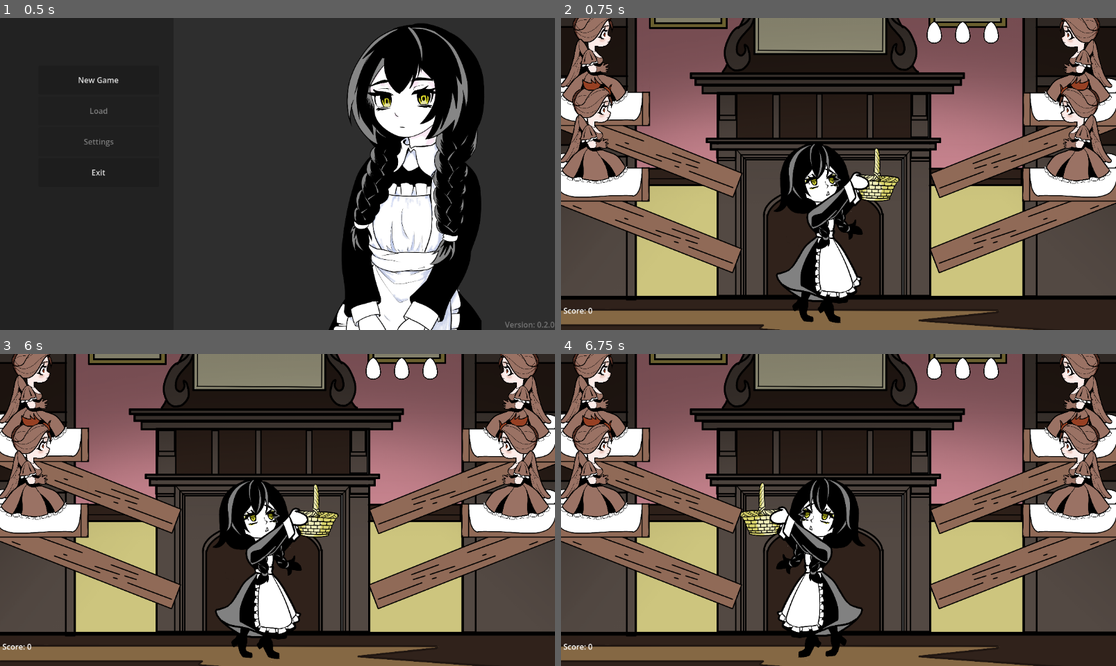
Above: before the commit, frames 1-4 (two rows, left to right).
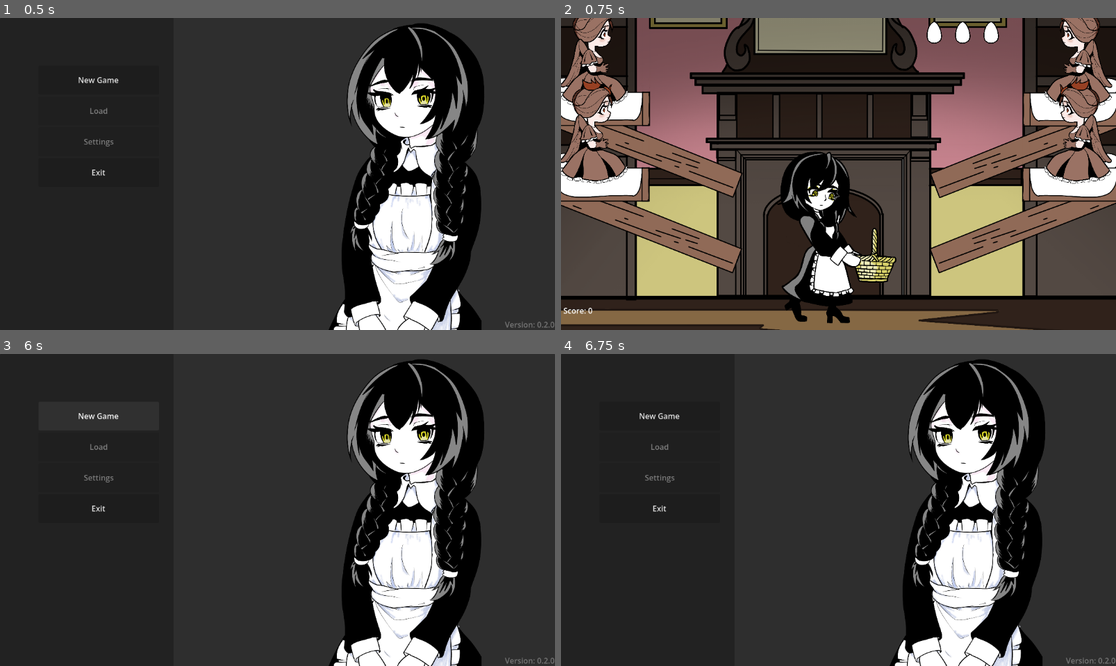
Above: after the commit, the same moments.

Repository: tenglor/alt-arcade
Game: Godot game, scene res://ui/main_menu/main_menu.tscn
Two runs of this game, one before a commit and one after it. Both use one fixed random seed, a clock stepped at 60 frames per second and the inputs below. The engine's default icon, where the game draws it, is replaced by a stand-in: a white triangle on a blue panel in a dark square.
Inputs (mouse positions are in pixels of both pictures, inside the frame that each line leads up to):
- Up to frame 1 (0.5 s): no input
- Up to frame 2 (0.75 s): click "New Game" at 0.5 s
- Up to frame 3 (6 s): tap Enter at 1.25, 2.75 s; move the mouse to (399, 494) at 1.27 s; click (399, 494) at 1.42 s; tap Space at 2, 3.5 s; move the mouse to (166, 525) at 2.02 s; click (166, 525) at 2.17 s; move the mouse to (333, 441) at 2.77 s; click (333, 441) at 2.92 s; move the mouse to (249, 572) at 3.52 s; click (249, 572) at 3.67 s; move the mouse to (444, 556) at 4.27 s; click (444, 556) at 4.42 s; tap Escape (ui_cancel) at 4.9 s; click "Return to Title Menu" at 5 s; click (99, 416) at 5.75 s, where only the run before the commit has a clickable "New Game"
- Up to frame 4 (6.75 s): tap Enter at 6.5 s; move the mouse to (672, 463) at 6.52 s; click (672, 463) at 6.67 s

Frame 1 is identical in both runs. In frame 2, 4.6% of the frame differs, in the area x 38-62%, y 40-98%; in frame 3, 83%, in the area x 0-100%, y 0-100%; in frame 4, 83%.

Commit message:
added PauseManager

Diff:
--- a/actors/player/player.tscn
+++ b/actors/player/player.tscn
@@ -78,7 +78,7 @@
 position = Vector2(0, -119)
 scale = Vector2(0.16184404, 0.16184404)
 sprite_frames = SubResource("SpriteFrames_ax26v")
-animation = &"quarter1"
+animation = &"quarter3"
 
 [node name="Basket" type="Area2D" parent="." unique_id=788022185 groups=["player"]]
 collision_layer = 2
--- a/project.godot
+++ b/project.godot
@@ -20,6 +20,7 @@
 
 Global="*uid://hlvr3vf0q2np"
 DifficultyManager="*uid://bh6e0o6smxngk"
+PauseManager="*uid://b2e766447dgfr"
 
 [dotnet]
 
--- a/scenes/scene.gd
+++ b/scenes/scene.gd
@@ -18,20 +18,17 @@
 
 func open_score_dialog() -> void:
 	score.visible = true
-	get_tree().paused = true  # Пауза игры
-	Input.set_mouse_mode(Input.MOUSE_MODE_VISIBLE)  # Показать курсор
+	PauseManager.pause_game()
 
 func open_menu() -> void:
 	menu.visible = true
 	is_menu_open = true
-	get_tree().paused = true  # Пауза игры
-	Input.set_mouse_mode(Input.MOUSE_MODE_VISIBLE)  # Показать курсор
+	PauseManager.pause_game()
 
 func close_menu() -> void:
 	menu.visible = false
 	is_menu_open = false
-	get_tree().paused = false
-	Input.set_mouse_mode(Input.MOUSE_MODE_CAPTURED)  # Скрыть курсор
+	PauseManager.resume_game()
 
 # Called every frame. 'delta' is the elapsed time since the previous frame.
 func _process(delta: float) -> void:
--- /dev/null
+++ b/scrips/PauseManager.gd
@@ -0,0 +1,45 @@
+extends Node
+# class_name PauseManager
+
+var is_paused: bool = false
+
+# Список узлов, которые должны ИГНОРИРОВАТЬ паузу
+static var ignore_pause_nodes: Array[Node] = []
+
+func toggle_pause():
+	if is_paused:
+		resume_game()
+	else:
+		pause_game()
+
+func pause_game():
+	if is_paused:
+		return
+
+	is_paused = true
+	get_tree().paused = true
+
+	# Прячем курсор (опционально)
+	# Input.set_mouse_mode(Input.MOUSE_MODE_CAPTURED)
+
+func resume_game():
+	if not is_paused:
+		return
+
+	is_paused = false
+	get_tree().paused = false
+	# Input.set_mouse_mode(Input.MOUSE_MODE_VISIBLE)
+
+# Добавляем узел в "белый список" для игнорирования паузы
+func add_ignore_pause(node: Node):
+	node.process_mode = Node.PROCESS_MODE_ALWAYS
+	# if node not in ignore_pause_nodes:
+	# 	ignore_pause_nodes.append(node)
+	# 	# Устанавливаем процесс мод, который игнорирует паузу
+	# 	node.process_mode = Node.PROCESS_MODE_ALWAYS
+
+func remove_ignore_pause(node: Node):
+	node.process_mode = Node.PROCESS_MODE_INHERIT
+	# if node in ignore_pause_nodes:
+	# 	ignore_pause_nodes.erase(node)
+	# 	node.process_mode = Node.PROCESS_MODE_INHERIT
--- a/ui/game_menu/game_menu.gd
+++ b/ui/game_menu/game_menu.gd
@@ -3,19 +3,20 @@
 
 # Called when the node enters the scene tree for the first time.
 func _ready() -> void:
+	PauseManager.add_ignore_pause(self)
 	process_mode = PROCESS_MODE_ALWAYS
 	# pass # Replace with function body.
 
 func _on_return_title_button_pressed() -> void:
-	get_tree().paused = false
+	PauseManager.pause_game()
 	Global.load_scene("res://ui/main_menu/main_menu.tscn")
 
 func _on_continue_button_pressed()->void:
-	get_tree().paused = false
+	PauseManager.resume_game()
 	visible = false
 
 func _on_exit_button_pressed() -> void:
-	get_tree().paused = false
+	PauseManager.resume_game()
 	get_tree().quit()
 
 # Called every frame. 'delta' is the elapsed time since the previous frame.
--- a/ui/tutorial/tutorial.gd
+++ b/ui/tutorial/tutorial.gd
@@ -40,9 +40,11 @@
 	dialog = show_message(tutorial_steps[0])
 	await dialog.confirmed
 
+	await get_tree().create_timer(0.5).timeout
 	var player = player_preload.instantiate()
 	add_child(player)
 	player.position = Vector2(get_viewport_rect().size.x / 2, get_viewport_rect().size.y)
+	await get_tree().create_timer(1.5).timeout
 
 	dialog = show_message(tutorial_steps[1])
 	await dialog.confirmed
@@ -53,30 +55,36 @@
 	dialog = show_message(tutorial_steps[3])
 	await dialog.confirmed
 
+	await get_tree().create_timer(0.5).timeout
 	var roost = roost_preload.instantiate()
 	add_child(roost)
+	await get_tree().create_timer(1.5).timeout
 
 	dialog = show_message(tutorial_steps[4])
 	await dialog.confirmed
 
 	var egg = roost.get_node("Perch0").spawn_egg()
 	add_child(egg)
+	PauseManager.pause_game()
 
 	dialog = show_message(tutorial_steps[5])
+	PauseManager.add_ignore_pause(dialog)
 	await dialog.confirmed
 
 	click_area_show.visible = true
+	PauseManager.add_ignore_pause(click_area_show)
 
 	dialog = show_message(tutorial_steps[6])
+	PauseManager.add_ignore_pause(dialog)
 	await dialog.confirmed
 
-	while true:
-		var pressed_index: int = await player.quarter_clicked
-		if pressed_index == 0:
-			break
+	# while true:
+	# 	var pressed_index: int = await player.quarter_clicked
+	# 	if pressed_index == 0:
+	# 		break
 
-	dialog = show_message(tutorial_steps[6])
-	await dialog.confirmed
+	# dialog = show_message(tutorial_steps[6])
+	# await dialog.confirmed
 
 
 
Not shown, added: scrips/PauseManager.gd.uid
Not shown, changed: README.adoc
